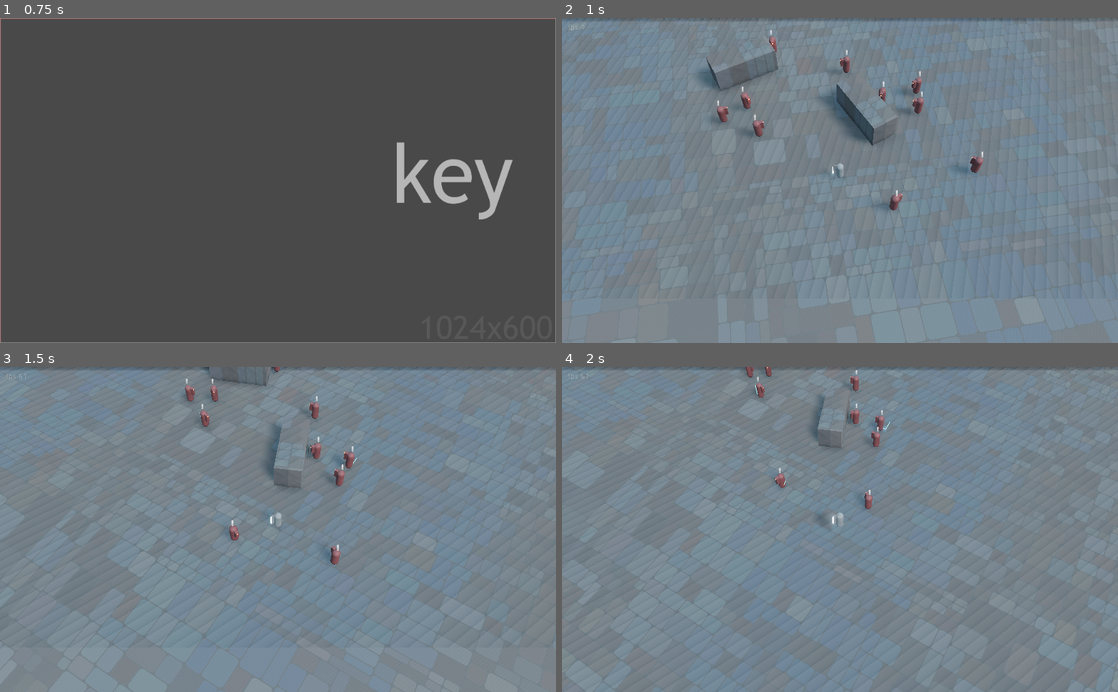
Above: before the commit, frames 1-4 (two rows, left to right).
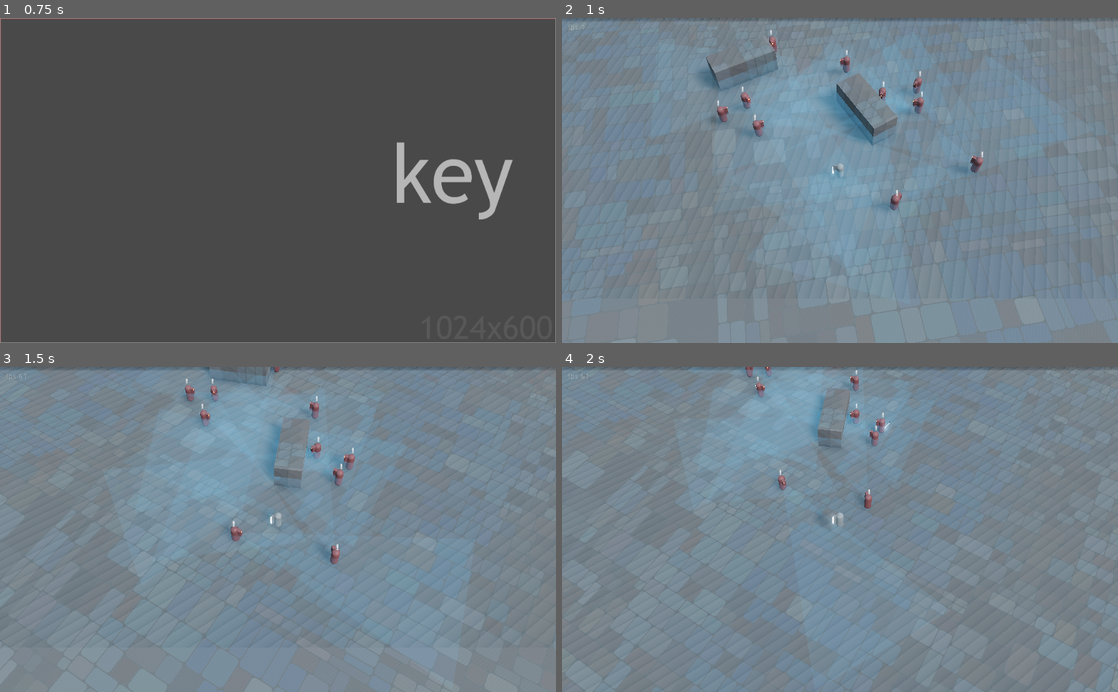
Above: after the commit, the same moments.

Repository: ioxu/key
Game: Godot game, scene res://scenes/splash.tscn
Two runs of this game, one before a commit and one after it. Both use one fixed random seed, a clock stepped at 60 frames per second and the inputs below.
Inputs (mouse positions are in pixels of both pictures, inside the frame that each line leads up to):
- Up to frame 1 (0.75 s): tap Enter at 0.5 s; move the mouse to (400, 164) at 0.52 s; hold D (move_right) from 0.53 s (still down); hold Left (camera_rotate_left) from 0.53 s (still down); click (400, 164) at 0.67 s
- Up to frame 2 (1 s): keep holding D (move_right); keep holding Left (camera_rotate_left); tap Space (jump) at 0.77 s
- Up to frame 3 (1.5 s): move the mouse to (166, 545) at 1.27 s; release D (move_right) at 1.28 s; release Left (camera_rotate_left) at 1.28 s; hold S (move_down) from 1.28 s (still down); tap Right (camera_rotate_right) at 1.35 s
- Up to frame 4 (2 s): keep holding S (move_down); tap Space (jump) at 1.52 s

Frame 1 is identical in both runs. In frame 2, 11% of the frame differs, in the area x 27-76%, y 7-78%; in frame 3, 8.5%; in frame 4, 5.6%.

Commit message:
trail stuff

Diff:
--- a/data/enemies/Enemy.gd
+++ b/data/enemies/Enemy.gd
@@ -36,7 +36,7 @@
 	damage_rng.randomize()
 	$hurtbox.connect("bullet_hit", self, "bullet_hit")
 	noise.seed = randi()
-	noise.octaves = 2
+	noise.octaves = 4
 	noise.period = 35.0
 	offset = damage_rng.randf() * 100
 
@@ -55,6 +55,8 @@
 	print("  bullet damage %s, health %s"%[damage, health])
 
 	if health <= 0.0:
+		if DO_TRAVEL_PATH:
+			travel_path.queue_free()
 		queue_free()
 
 
--- a/data/enemies/Enemy.tscn
+++ b/data/enemies/Enemy.tscn
@@ -7,6 +7,7 @@
 [ext_resource path="res://data/enemies/hurt_meter_shadermaterial.tres" type="Material" id=5]
 [ext_resource path="res://data/textures/debug/symbols_16px_exclamation.png" type="Texture" id=6]
 [ext_resource path="res://data/statemachine/enemy/enemyFSM.gd" type="Script" id=7]
+[ext_resource path="res://data/shaders/trail_shader_material.tres" type="Material" id=8]
 
 [sub_resource type="CapsuleShape" id=1]
 radius = 0.46698
@@ -43,7 +44,7 @@
 [sub_resource type="SpatialMaterial" id=8]
 flags_transparent = true
 params_depth_draw_mode = 3
-albedo_color = Color( 0.513726, 0.811765, 0.929412, 0.0509804 )
+albedo_color = Color( 0.513726, 0.811765, 0.929412, 0.0235294 )
 emission_enabled = true
 emission = Color( 0.180392, 0.427451, 0.556863, 1 )
 emission_energy = 3.12
@@ -92,7 +93,6 @@
 
 [node name="vision_area" type="Area" parent="."]
 transform = Transform( 1, 0, 0, 0, 1, 0, 0, 0, 1, 0, 0.538681, 0 )
-visible = false
 
 [node name="CollisionPolygon" type="CollisionPolygon" parent="vision_area"]
 transform = Transform( -1.62921e-07, -1, 1.62921e-07, 0, -1.62921e-07, -1, 1, -1.62921e-07, 2.65431e-14, 0, 0, 0 )
@@ -114,3 +114,7 @@
 
 [node name="statemachine" type="Node" parent="."]
 script = ExtResource( 7 )
+
+[node name="MeshInstance2" type="MeshInstance" parent="."]
+visible = false
+material_override = ExtResource( 8 )
--- a/data/shaders/trai_material.tres
+++ /dev/null
@@ -1,8 +0,0 @@
-[gd_resource type="SpatialMaterial" format=2]
-
-[resource]
-emission_enabled = true
-emission = Color( 0.172549, 0.627451, 0.929412, 1 )
-emission_energy = 10.0
-emission_operator = 0
-emission_on_uv2 = false
--- /dev/null
+++ b/data/shaders/trail_material.shader
@@ -0,0 +1,37 @@
+shader_type spatial;
+render_mode blend_mix,depth_draw_opaque,cull_back,diffuse_burley,specular_schlick_ggx;
+uniform vec4 albedo : hint_color;
+uniform sampler2D texture_albedo : hint_albedo;
+uniform float specular;
+uniform float metallic;
+uniform float roughness : hint_range(0,1);
+uniform float point_size : hint_range(0,128);
+uniform sampler2D texture_emission : hint_black_albedo;
+uniform vec4 emission : hint_color;
+uniform float emission_energy;
+uniform vec3 uv1_scale;
+uniform vec3 uv1_offset;
+uniform vec3 uv2_scale;
+uniform vec3 uv2_offset;
+
+
+void vertex() {
+	UV=UV*uv1_scale.xy+uv1_offset.xy;
+}
+
+
+
+
+void fragment() {
+	vec2 base_uv = UV;
+	vec4 albedo_tex = texture(texture_albedo,base_uv);
+	albedo_tex *= COLOR;
+	ALBEDO = albedo.rgb * albedo_tex.rgb;
+	METALLIC = metallic;
+	ROUGHNESS = roughness;
+	SPECULAR = specular;
+	vec3 emission_tex = texture(texture_emission,base_uv).rgb;
+	EMISSION = (emission.rgb+emission_tex)*emission_energy * albedo.a;//*albedo.a;
+	//EMISSION = vec3(0.1, 0.0, 0.0) * albedo.a * emission_energy;
+	ALPHA = albedo.a * albedo_tex.a;
+}
--- /dev/null
+++ b/data/shaders/trail_material.tres
@@ -0,0 +1,11 @@
+[gd_resource type="SpatialMaterial" format=2]
+
+[resource]
+flags_transparent = true
+vertex_color_use_as_albedo = true
+albedo_color = Color( 0.447059, 0.862745, 0.372549, 0.235294 )
+emission_enabled = true
+emission = Color( 0.172549, 0.662745, 0.768627, 1 )
+emission_energy = 1.75
+emission_operator = 0
+emission_on_uv2 = false
--- /dev/null
+++ b/data/shaders/trail_shader_material.tres
@@ -0,0 +1,17 @@
+[gd_resource type="ShaderMaterial" load_steps=2 format=2]
+
+[ext_resource path="res://data/shaders/trail_material.shader" type="Shader" id=1]
+
+[resource]
+shader = ExtResource( 1 )
+shader_param/albedo = Color( 0.447059, 0.647059, 0.862745, 1 )
+shader_param/specular = null
+shader_param/metallic = null
+shader_param/roughness = null
+shader_param/point_size = null
+shader_param/emission = Color( 0.419608, 0.658824, 0.909804, 1 )
+shader_param/emission_energy = 100.0
+shader_param/uv1_scale = null
+shader_param/uv1_offset = null
+shader_param/uv2_scale = null
+shader_param/uv2_offset = null
--- a/scripts/travel_path_line.gd
+++ b/scripts/travel_path_line.gd
@@ -2,7 +2,7 @@
 
 var point_array = Array()
 
-export var distance_threshold := 0.4
+export var distance_threshold := 0.55
 export(NodePath) var track_object_path
 export var position_offset := Vector3.ZERO
 
@@ -10,7 +10,9 @@
 onready var track_object = get_node(track_object_path)
 onready var last_position := Vector3.ZERO
 
-onready var trail_material = preload("res://data/shaders/trai_material.tres")
+#onready var trail_material = preload("res://data/shaders/trail_material.tres")
+onready var trail_material = preload("res://data/shaders/trail_shader_material.tres")
+
 
 func _ready():
 	set_as_toplevel(true)
@@ -24,6 +26,13 @@
 
 	clear()
 	begin(Mesh.PRIMITIVE_LINE_STRIP)
-	for p in point_array:
-		add_vertex(p)
+	#for p in point_array:
+	var p_size = point_array.size()
+	for i in range(p_size):
+		if i !=0:
+			set_color(Color(0.17, 0.66, 0.77, float(i)/p_size))
+		else:
+			set_color(Color(0.17, 0.66, 0.77, 0.0))
+		#add_vertex(p)
+		add_vertex(point_array[i])
 	end()
Not shown: 1 places in data/enemies/Enemy.tscn that only renumber resources
